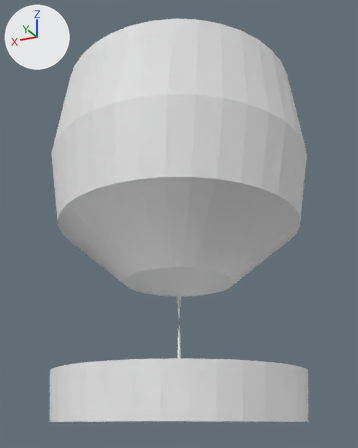
What one commit did to the Blender file copa.blend.
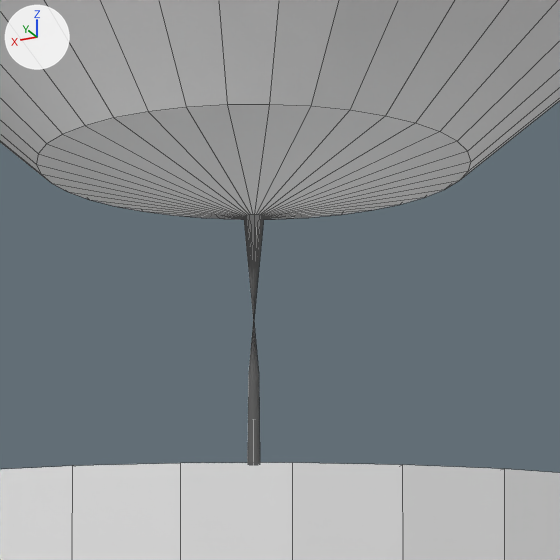
There are two pictures of each version: one whole from a camera (50 mm lens) standing at (-1.9, 3.8, -0.02) and looking at (-0.03, 0.06, 1.67), one close up on the part from 32% to 72% of the width and 54% to 86% of the height. Every picture has the same lights, and +X, +Y and +Z are marked at upper left. The close-ups show mesh edges as thin lines.

Objects in the first close-up: 'BezierCurve'.
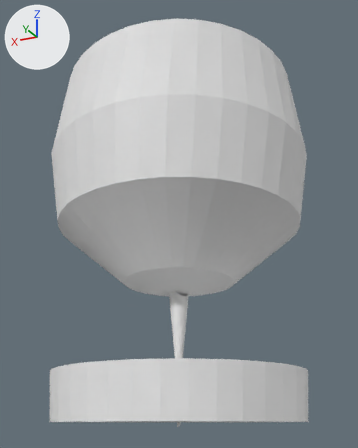
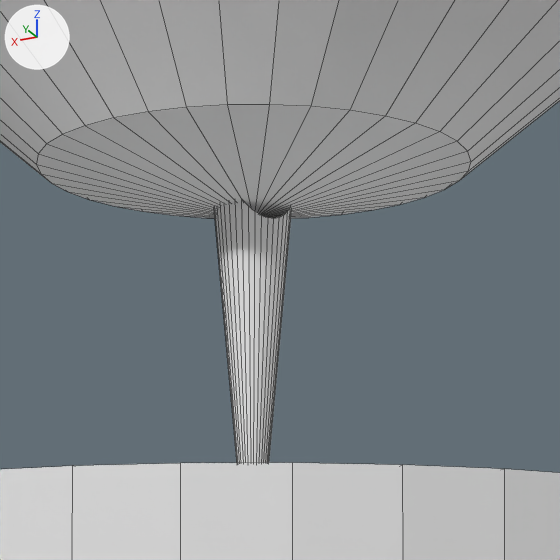
Where the change shows, as pixel boxes [x1, y1, x2, y2] in the close-ups (560 x 560 px):
part 1 of me_cubeziercurve, added: after [214, 201, 292, 463]
part 2 of me_cubeziercurve, deleted: before [244, 215, 264, 374]

What the commit changed:
me_cubeziercurve is used by ob_beziercurve; location (0.0, 0.0, 0.0); rotation (1.571, 0.0, 0.0), in degrees (90, 0, 0).
me_cubeziercurve had 851 vertices, 792 faces and spanned x -1.2..1.2, y 0.0..3.06, z -1.2..1.2.
me_cubeziercurve now has 925 vertices, 792 faces and spans x -1.2..1.2, y -0.04..3.06, z -1.2..1.2.
me_cubeziercurve part 1: a new loose piece of 74 vertices spanning x -0.08..0.12, y -0.04..1.39, z -0.09..0.11.
Part 2, on me_cubeziercurve:
36 faces are deleted.
